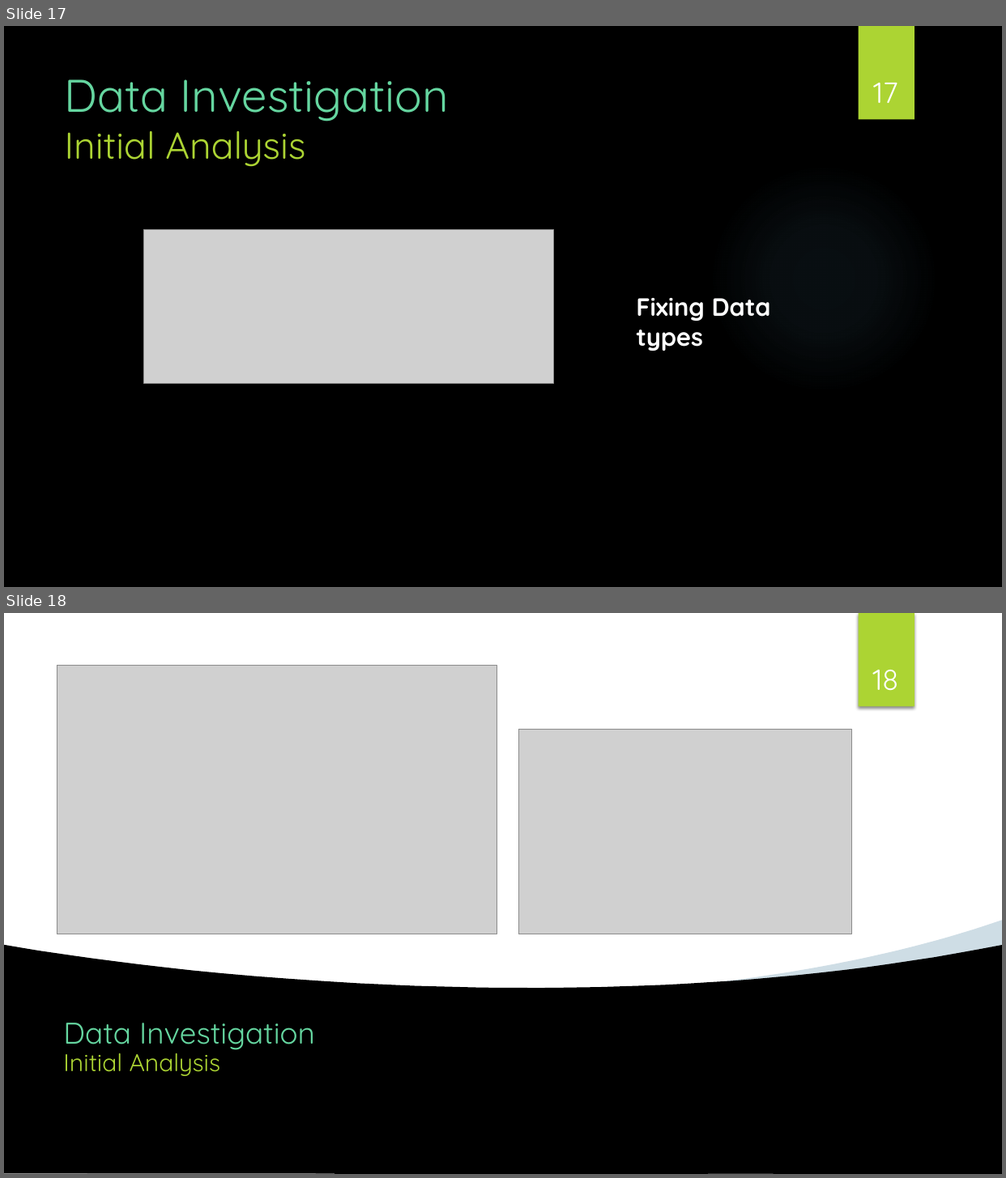
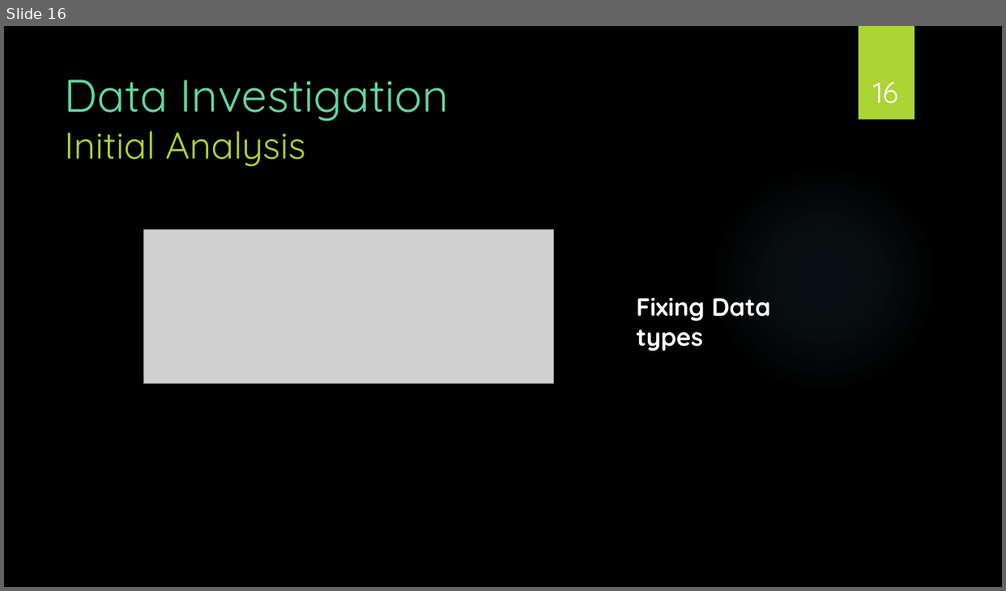
Before and after one commit to AbdullahArshad94/HousingData, a slide deck: endyearproject.pptx. Shown one above the other, each under a label of ours: slides 17 and 18 before the commit, slide 16 after it. The pictures are 1006x1178 and 1006x591 pixels, drawn with LibreOffice and Linux fonts; fonts in the diff are those of the drawing; grey boxes stand for pictures; background and template pictures are left out. Boxes give left, top, right and bottom in pixels: in the first picture for what was removed or moved away, otherwise in the second. Text is boxed around its words. In the diff, an @@ line names an element or a change of style, - is before the commit and + after.

```diff
--- a/endyearproject.pptx
+++ b/endyearproject.pptx
@@ slide 18 removed at bbox=[4, 613, 1002, 1174], background picture (left out) @@
@@ rectangle removed at bbox=[4, 613, 1002, 1000] @@
@@ picture removed at bbox=[659, 613, 790, 707] @@
@@ rectangle removed at bbox=[859, 613, 914, 707] @@
@@ picture removed at bbox=[57, 666, 496, 935] @@
@@ page number removed at bbox=[872, 670, 898, 691] @@
-18
@@ picture removed at bbox=[518, 729, 851, 935] @@
@@ picture removed at bbox=[4, 832, 334, 1174] @@
@@ picture removed at bbox=[4, 850, 128, 1043] @@
@@ freeform shape removed at bbox=[718, 921, 1002, 988] @@
@@ freeform shape removed at bbox=[4, 945, 1002, 1174] @@
@@ title removed at bbox=[63, 1023, 315, 1076] @@
-Data Investigation
-Initial Analysis
@@ picture removed at bbox=[709, 1112, 790, 1174] @@
@@ what was slide 17 is now slide 16 @@
@@ page number at bbox=[873, 82, 898, 104]: text changed @@
-17
+16
```
Also in this commit, not shown: 2 other slides removed, 2 other files.
